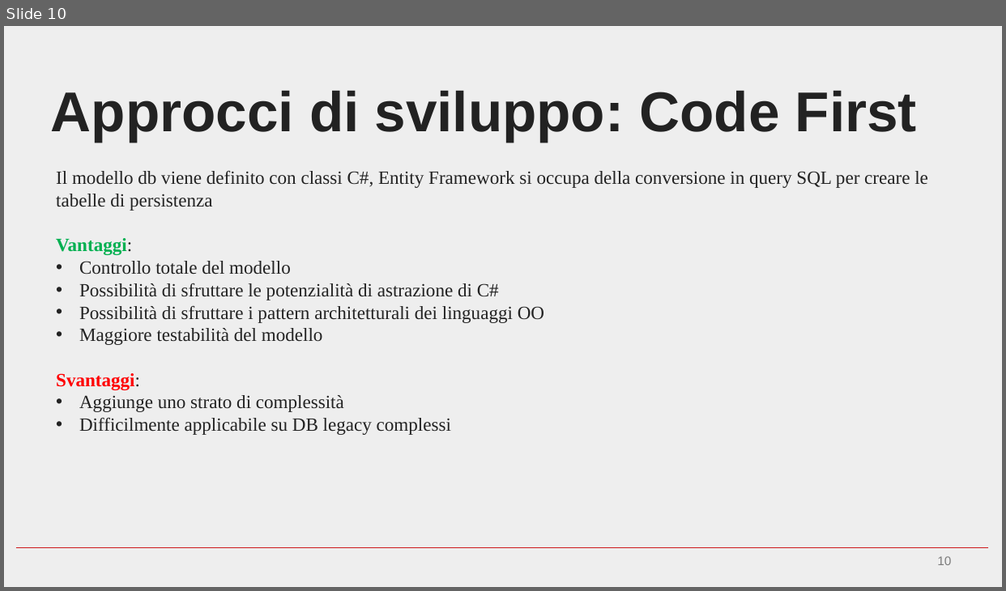
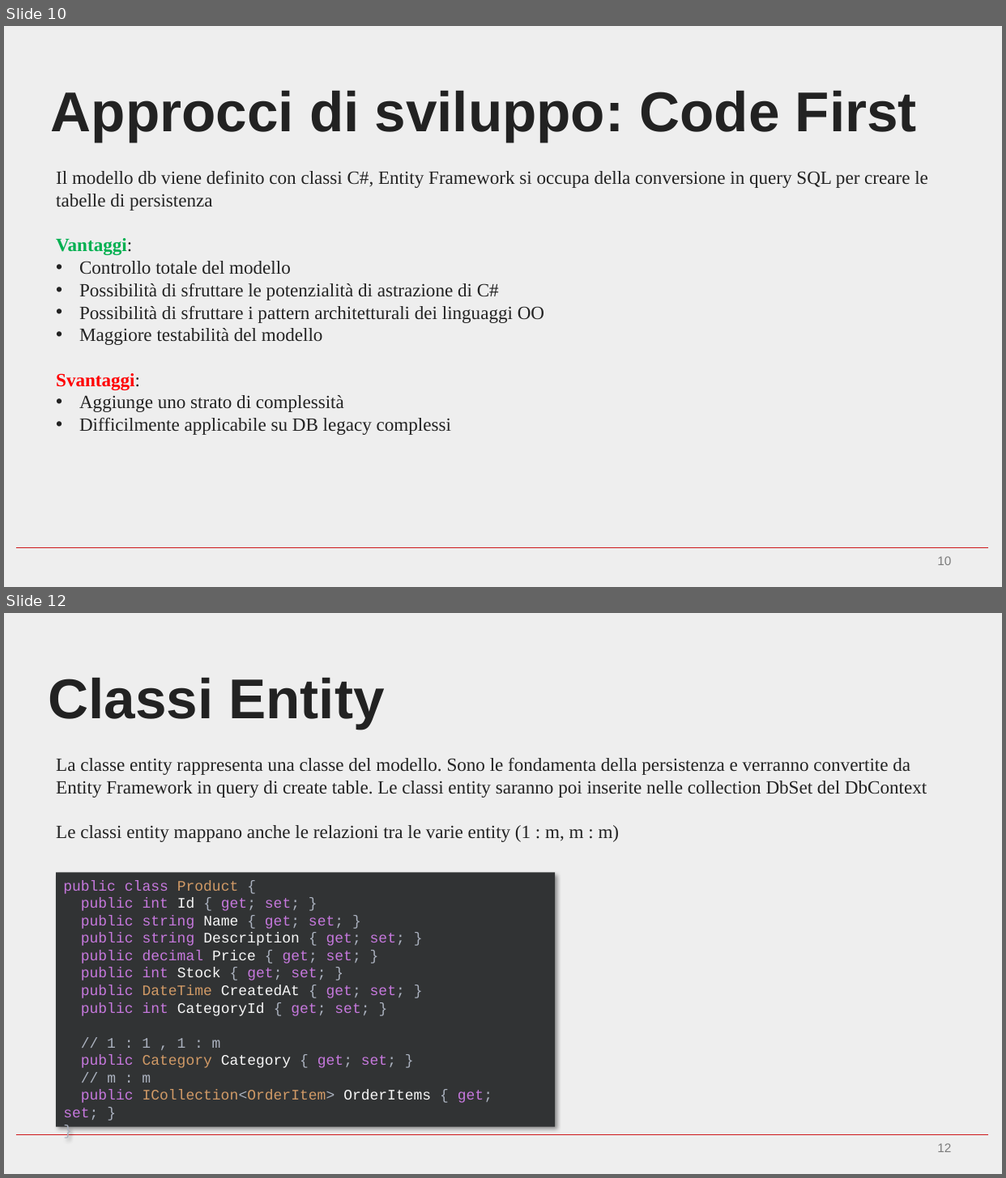
Before and after one commit to LorenzoTulliniSacmi/entity_framework_tips_and_tricks, a slide deck: EntityFramework tip&tricks.pptx. Shown one above the other, each under a label of ours: slide 10 before the commit, slides 10 and 12 after it; the slides between them are not shown. The pictures are 1006x591 and 1006x1178 pixels, drawn with LibreOffice and Linux fonts; fonts in the diff are those of the drawing; background and template pictures are left out. Boxes give left, top, right and bottom in pixels: in the first picture for what was removed or moved away, otherwise in the second. Text is boxed around its words. In the diff, an @@ line names an element or a change of style, - is before the commit and + after.

```diff
--- a/EntityFramework tip&tricks.pptx
+++ b/EntityFramework tip&tricks.pptx
@@ slide 12 added at box(4, 613, 1002, 1174), background #DEDEDE at 50% opacity; not listed: 1 template element that a slide beside it also shows @@
@@ title added at box(48, 677, 384, 729), 54 pt, text #222222, bold @@
+Classi Entity
@@ text added at box(56, 758, 927, 842), 18 pt, text #222222 @@
+La classe entity rappresenta una classe del modello. Sono le fondamenta della persistenza e verranno convertite da Entity Framework in query di create table. Le classi entity saranno poi inserite nelle collection DbSet del DbContext
+Le classi entity mappano anche le relazioni tra le varie entity (1 : m, m : m)
@@ rectangle added at box(56, 873, 555, 1127), fill #313334, 14 pt, text #C678DD @@
+public class Product {
+public int Id { get; set; }
+public string Name { get; set; }
+public string Description { get; set; }
+public decimal Price { get; set; }
+public int Stock { get; set; }
+public DateTime CreatedAt { get; set; }
+public int CategoryId { get; set; }
+// 1 : 1 , 1 : m
+public Category Category { get; set; }
+// m : m
+public ICollection<OrderItem> OrderItems { get; set; }
+}
@@ page number added at box(937, 1144, 951, 1152), 12 pt, text #7B7B7B @@
+12
```
Also in this commit, not shown: 1 slide changed, 1 other file.
